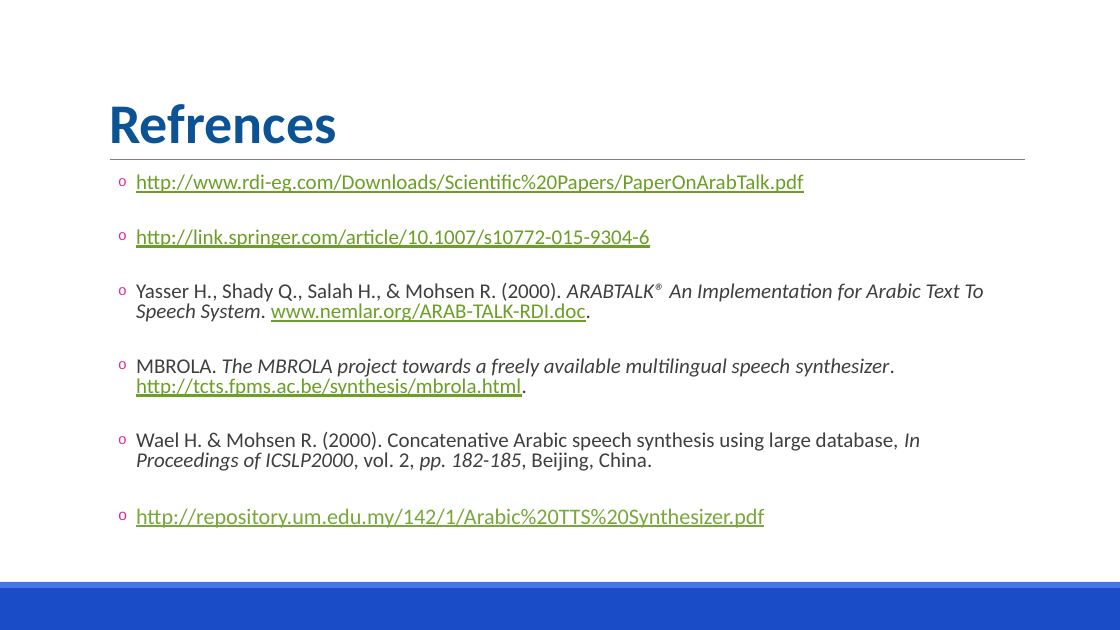
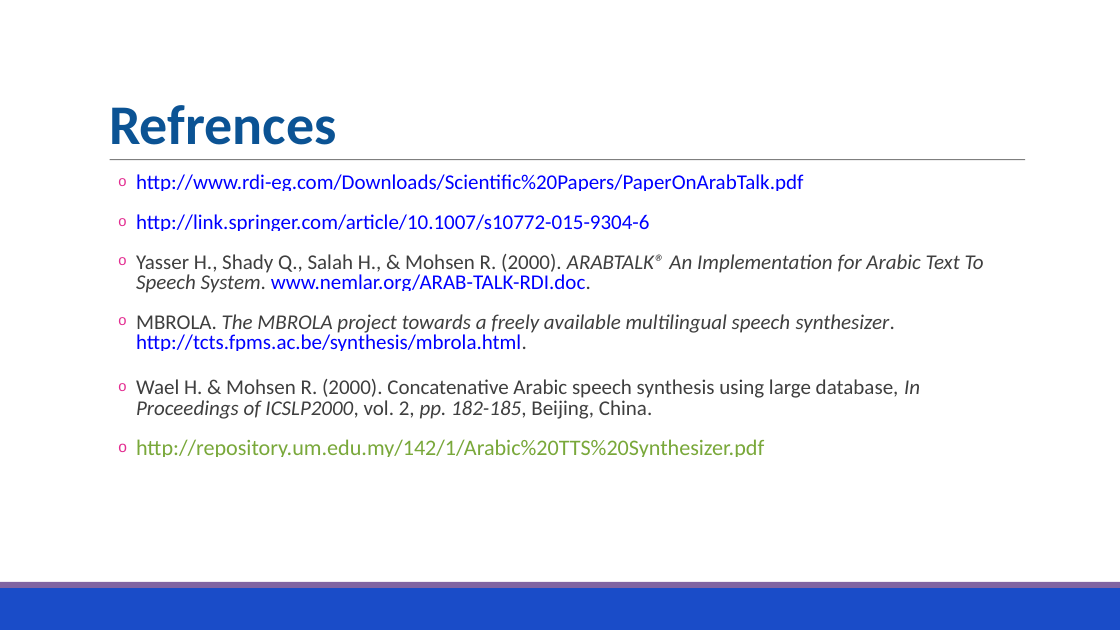
Before and after one commit to AliAbdElrahman74/GP, a slide deck: slide 25 of Presentation.pptx. Drawn at 1120x630 pixels with LibreOffice and Linux fonts; fonts in the diff are those of the drawing. Boxes give left, top, right and bottom in pixels: in the first picture for what was removed or moved away, otherwise in the second. Text is boxed around its words. In the diff, an @@ line names an element or a change of style, - is before the commit and + after.

```diff
--- a/Presentation.pptx
+++ b/Presentation.pptx
@@ text "http://www.rdi-eg.com/Downloads/Scientific%20Papers/PaperOnA ..." at [136, 174, 984, 457]: text colour #6B9F25 to #0000FF in "http://www.rdi-eg.com/Downloads/Scientific%20Papers/PaperOnA ...", "http://link.springer.com/article/10.1007/s10772-015-9304-6", "www.nemlar.org/ARAB-TALK-RDI.doc.", "http://tcts.fpms.ac.be/synthesis/mbrola.html."; less space between paragraphs @@
@@ rectangle at [0, 582, 1120, 588]: fill #4775E7 to #8064A2 @@
```
Also in this commit, not shown: 27 other slides changed, 1 other file.
